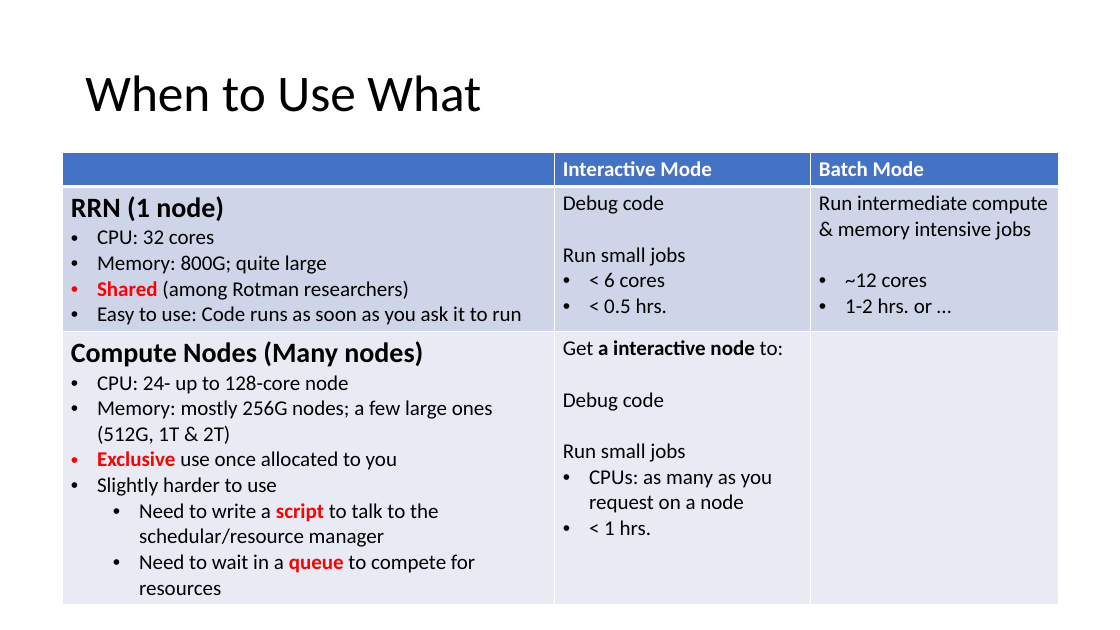
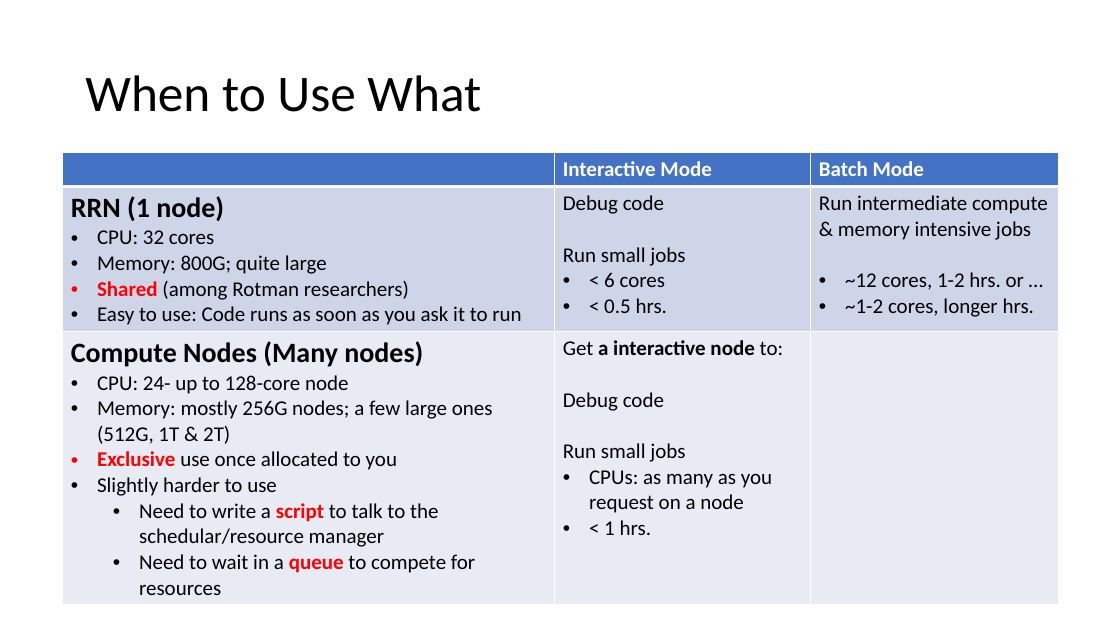
Before and after one commit to tdmdal/rrn-workshop, a slide deck: slide 23 of rrn_intro.pptx. Drawn at 1120x630 pixels with LibreOffice and Linux fonts; fonts in the diff are those of the drawing. Boxes give left, top, right and bottom in pixels: in the first picture for what was removed or moved away, otherwise in the second. Text is boxed around its words. In the diff, an @@ line names an element or a change of style, - is before the commit and + after.

```diff
--- a/rrn_intro.pptx
+++ b/rrn_intro.pptx
@@ table at box(62, 153, 1059, 599) @@
-row 2, column 3: Run intermediate compute & memory intensive jobs / ~12 cores / 1-2 hrs. or …
+row 2, column 3: Run intermediate compute & memory intensive jobs / ~12 cores, 1-2 hrs. or … / ~1-2 cores, longer hrs.
```
Also in this commit, not shown: 3 other slides changed, 2 other files.
